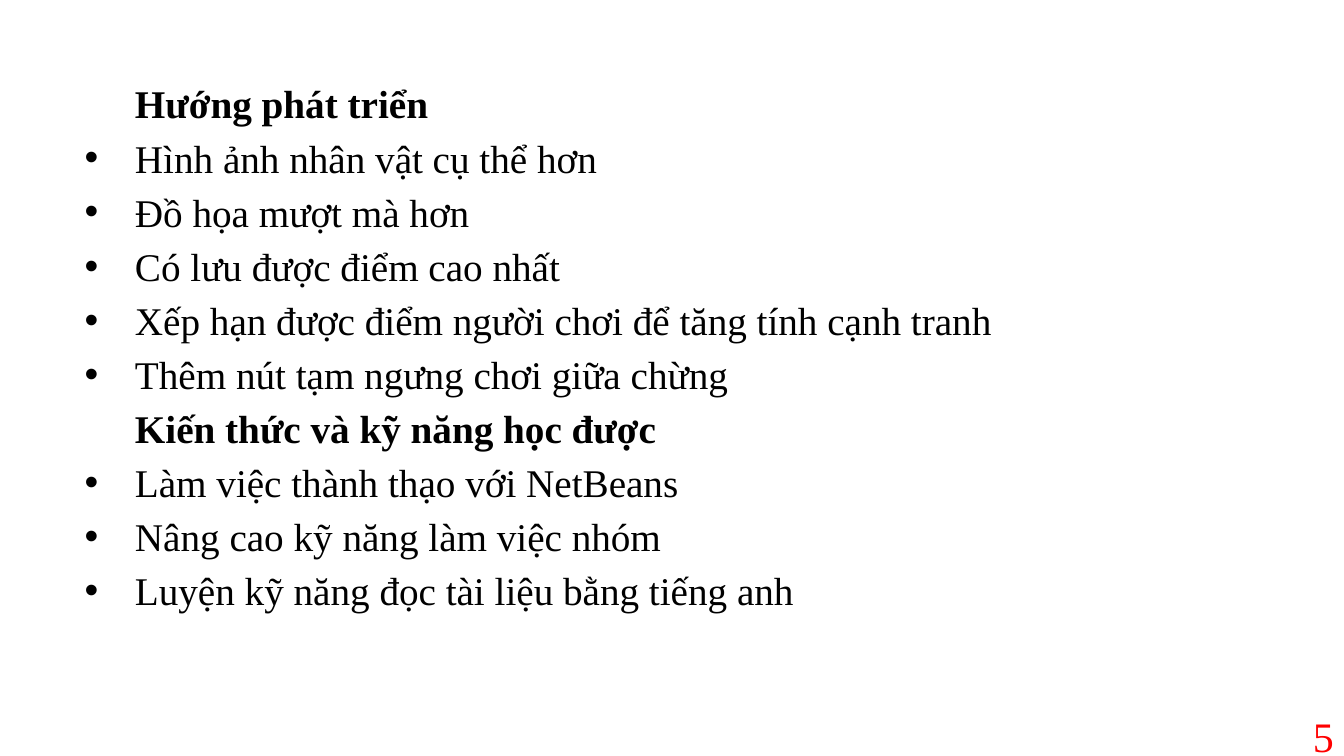
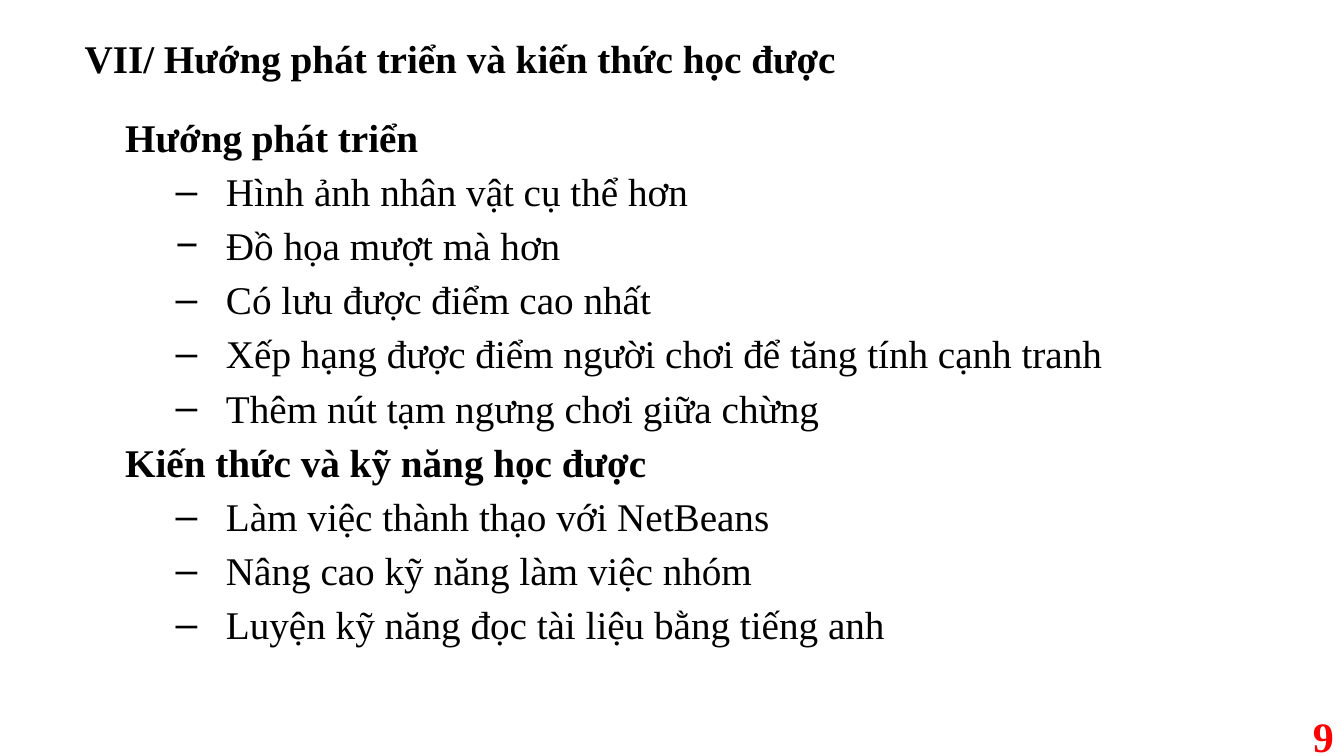
Before and after one commit to LapTrinhTroChoiVaMoPhong/GameRanSanMoi, a slide deck: slide 9 of Game.pptx (slide 5 before the commit). Drawn at 1344x756 pixels with LibreOffice and Linux fonts; fonts in the diff are those of the drawing; background and template pictures are left out. Boxes give left, top, right and bottom in pixels: in the first picture for what was removed or moved away, otherwise in the second. Text is boxed around its words. In the diff, an @@ line names an element or a change of style, - is before the commit and + after.

```diff
--- a/Game.pptx
+++ b/Game.pptx
@@ text added at (85, 44, 835, 80), 28 pt, text #000000, bold @@
+VII/ Hướng phát triển và kiến thức học được
@@ text "Hướng phát triển": place and size @@
-text "Hướng phát triển" at (135, 89, 991, 613)
+text "Hướng phát triển" at (125, 123, 1102, 646)
@@ text at (226, 177, 884, 646): bullet • to –; list level 1 to 3 in "Hình ảnh nhân vật cụ ..."; bullet • to −; list level 1 to 3 in "Đồ họa mượt mà hơn"; list level 1 to 3 in "Có lưu được điểm cao ..."; list level 1 to 3 in "Thêm nút tạm ngưng chơi ..."; list level 1 to 3 in "Làm việc thành thạo với ..."; list level 1 to 3 in "Nâng cao kỹ năng làm ..."; list level 1 to 3 in "Luyện kỹ năng đọc tài ..." @@
@@ text at (226, 339, 1102, 376): text changed @@
-• Xếp hạn được điểm người chơi để tăng tính cạnh tranh
+    – Xếp hạng được điểm người chơi để tăng tính cạnh tranh
@@ page number at (1313, 724, 1334, 753): text changed; bold on @@
-5
+9
```
Also in this commit, not shown: 4 other slides changed, 5 slides added, 3 other files.
